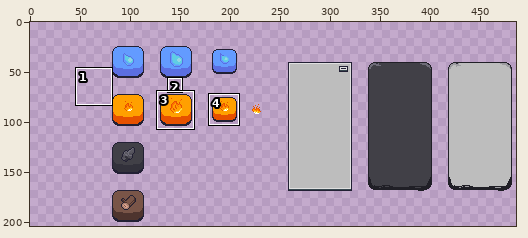
Pixel-art file: app/src/main/assets/sidebar/blueprints.aseprite. Above, an overview of the earlier version with the close-up marked.
Close-up. Before the commit:
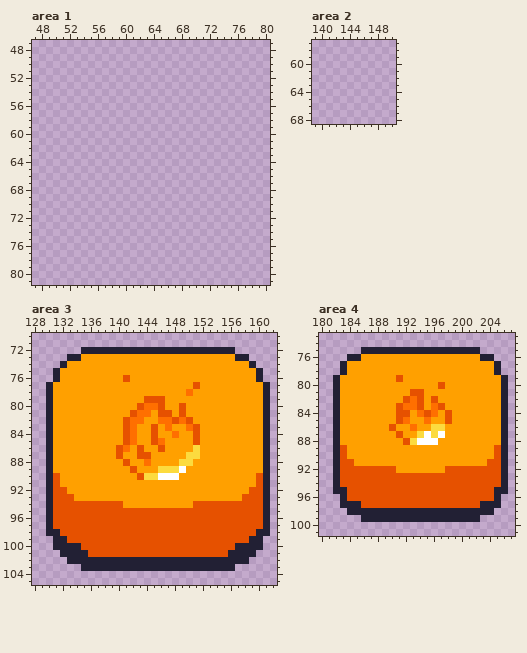
503x275 pixels, 1 frame. Colours within 5 levels of each other are drawn and written as one. Shown: area 1: x 47..80, y 47..81; area 2: x 139..150, y 57..68; area 3: x 128..162, y 70..105; area 4: x 180..207, y 73..101. The old version is drawn lined up with the new one. The wide view leaves out empty margins. The commit also changed other parts of the picture, which this record leaves out.
The result:
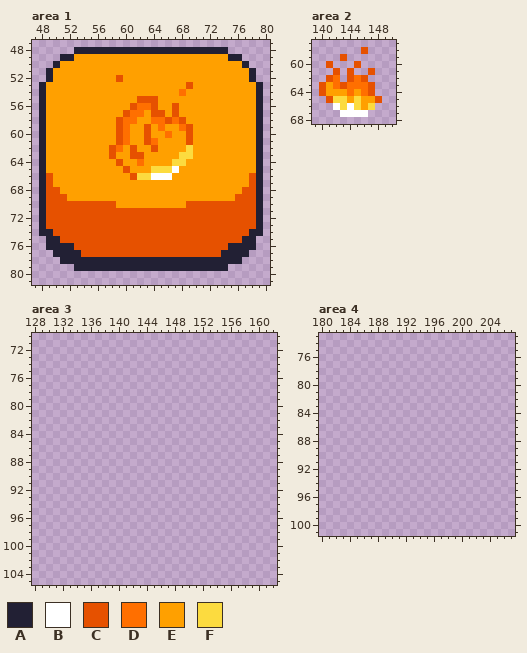
Palette (. is transparent): A #222034  B #ffffff  C #e65100  D #ff6f00  E #ffa000  F #fcdb3f
The edit:
whole drawing moved by +82,+24 (the old picture is shown already moved)
Area 1:
y 48: x 53..74 ...................... -> AAAAAAAAAAAAAAAAAAAAAA
y 49: x 51..76 .......................... -> AAEEEEEEEEEEEEEEEEEEEEEEAA
y 50: x 50..77 ............................ -> AEEEEEEEEEEEEEEEEEEEEEEEEEEA
y 51: x 49..78 .............................. -> AEEEEEEEEEEEEEEEEEEEEEEEEEEEEA
y 52: x 49..78 .............................. -> AEEEEEEEEECEEEEEEEEEEEEEEEEEEA
y 53: x 48..79 ................................ -> AEEEEEEEEEEEEEEEEEEEECEEEEEEEEEA
y 54: x 48..79 ................................ -> AEEEEEEEEEEEEEEEEEEEDEEEEEEEEEEA
y 55: x 48..79 ................................ -> AEEEEEEEEEEEEECCCEEEEEEEEEEEEEEA
y 56: x 48..79 ................................ -> AEEEEEEEEEEEECDDCEECEEEEEEEEEEEA
y 57: x 48..79 ................................ -> AEEEEEEEEEEECDDECCECEEEEEEEEEEEA
y 58: x 48..79 ................................ -> AEEEEEEEEEECDDEEDDCDCEEEEEEEEEEA
y 59: x 48..79 ................................ -> AEEEEEEEEEECDEECEDEEDCEEEEEEEEEA
y 60: x 48..79 ................................ -> AEEEEEEEEEECDEECEEDEECEEEEEEEEEA
y 61: x 48..79 ................................ -> AEEEEEEEEEECDEECDEEEECEEEEEEEEEA
y 62: x 48..79 ................................ -> AEEEEEEEEECDECEECEEEEFEEEEEEEEEA
y 63: x 48..79 ................................ -> AEEEEEEEEECEECCEEEEEFFEEEEEEEEEA
y 64: x 48..79 ................................ -> AEEEEEEEEEECEEDEEEEFFEEEEEEEEEEA
y 65: x 48..79 ................................ -> AEEEEEEEEEEECEEEFFFBEEEEEEEEEEEA
y 66: x 48..79 ................................ -> ACEEEEEEEEEEECFFBBBEEEEEEEEEEECA
y 67: x 48..79 ................................ -> ACEEEEEEEEEEEEEEEEEEEEEEEEEEEECA
y 68: x 48..79 ................................ -> ACCEEEEEEEEEEEEEEEEEEEEEEEEEECCA
y 69: x 48..79 ................................ -> ACCCEEEEEEEEEEEEEEEEEEEEEEEECCCA
y 70: x 48..79 ................................ -> ACCCCCCCCCCEEEEEEEEEECCCCCCCCCCA
y 71..73: x 48..79 ................................ -> ACCCCCCCCCCCCCCCCCCCCCCCCCCCCCCA
y 74: x 48..79 ................................ -> AACCCCCCCCCCCCCCCCCCCCCCCCCCCCAA
y 75: x 49..78 .............................. -> AACCCCCCCCCCCCCCCCCCCCCCCCCCAA
y 76: x 49..78 .............................. -> AAAACCCCCCCCCCCCCCCCCCCCCCAAAA
y 77: x 50..77 ............................ -> AAAACCCCCCCCCCCCCCCCCCCCAAAA
y 78: x 51..76 .......................... -> AAAAAAAAAAAAAAAAAAAAAAAAAA
y 79: x 53..74 ...................... -> AAAAAAAAAAAAAAAAAAAAAA
Area 2:
y 58: x 146 . -> C
y 59: x 143 . -> C
y 60: x 141 . -> C; x 145 . -> C
y 61: x 142 . -> C; x 144 . -> C; x 147 . -> C
y 62: x 141..142 .. -> CD; x 144..146 ... -> CDC
y 63: x 140..147 ........ -> CEDCDDDC
y 64: x 140..147 ........ -> CEEEDEDC
y 65: x 141..148 ........ -> CFFEFEEC
y 66: x 142..147 ...... -> BFBFEF
y 67: x 143..146 .... -> BBBB
Area 3:
y 72: x 135..156 AAAAAAAAAAAAAAAAAAAAAA -> ......................
y 73: x 133..158 AAEEEEEEEEEEEEEEEEEEEEEEAA -> ..........................
y 74: x 132..159 AEEEEEEEEEEEEEEEEEEEEEEEEEEA -> ............................
y 75: x 131..160 AEEEEEEEEEEEEEEEEEEEEEEEEEEEEA -> ..............................
y 76: x 131..160 AEEEEEEEEECEEEEEEEEEEEEEEEEEEA -> ..............................
y 77: x 130..161 AEEEEEEEEEEEEEEEEEEEECEEEEEEEEEA -> ................................
y 78: x 130..161 AEEEEEEEEEEEEEEEEEEEDEEEEEEEEEEA -> ................................
y 79: x 130..161 AEEEEEEEEEEEEECCCEEEEEEEEEEEEEEA -> ................................
y 80: x 130..161 AEEEEEEEEEEEECDDCEECEEEEEEEEEEEA -> ................................
y 81: x 130..161 AEEEEEEEEEEECDDECCECEEEEEEEEEEEA -> ................................
y 82: x 130..161 AEEEEEEEEEECDDEEDDCDCEEEEEEEEEEA -> ................................
y 83: x 130..161 AEEEEEEEEEECDEECEDEEDCEEEEEEEEEA -> ................................
y 84: x 130..161 AEEEEEEEEEECDEECEEDEECEEEEEEEEEA -> ................................
y 85: x 130..161 AEEEEEEEEEECDEECDEEEECEEEEEEEEEA -> ................................
y 86: x 130..161 AEEEEEEEEECDECEECEEEEFEEEEEEEEEA -> ................................
y 87: x 130..161 AEEEEEEEEECEECCEEEEEFFEEEEEEEEEA -> ................................
y 88: x 130..161 AEEEEEEEEEECEEDEEEEFFEEEEEEEEEEA -> ................................
y 89: x 130..161 AEEEEEEEEEEECEEEFFFBEEEEEEEEEEEA -> ................................
y 90: x 130..161 ACEEEEEEEEEEECFFBBBEEEEEEEEEEECA -> ................................
y 91: x 130..161 ACEEEEEEEEEEEEEEEEEEEEEEEEEEEECA -> ................................
y 92: x 130..161 ACCEEEEEEEEEEEEEEEEEEEEEEEEEECCA -> ................................
y 93: x 130..161 ACCCEEEEEEEEEEEEEEEEEEEEEEEECCCA -> ................................
y 94: x 130..161 ACCCCCCCCCCEEEEEEEEEECCCCCCCCCCA -> ................................
y 95..97: x 130..161 ACCCCCCCCCCCCCCCCCCCCCCCCCCCCCCA -> ................................
y 98: x 130..161 AACCCCCCCCCCCCCCCCCCCCCCCCCCCCAA -> ................................
y 99: x 131..160 AACCCCCCCCCCCCCCCCCCCCCCCCCCAA -> ..............................
y 100: x 131..160 AAAACCCCCCCCCCCCCCCCCCCCCCAAAA -> ..............................
y 101: x 132..159 AAAACCCCCCCCCCCCCCCCCCCCAAAA -> ............................
y 102: x 133..158 AAAAAAAAAAAAAAAAAAAAAAAAAA -> ..........................
y 103: x 135..156 AAAAAAAAAAAAAAAAAAAAAA -> ......................
Area 4:
y 75: x 186..202 AAAAAAAAAAAAAAAAA -> .................
y 76: x 184..204 AAEEEEEEEEEEEEEEEEEAA -> .....................
y 77..78: x 183..205 AEEEEEEEEEEEEEEEEEEEEEA -> .......................
y 79: x 182..206 AEEEEEEEECEEEEEEEEEEEEEEA -> .........................
y 80: x 182..206 AEEEEEEEEEEEEEECEEEEEEEEA -> .........................
y 81: x 182..206 AEEEEEEEEEECCEEEEEEEEEEEA -> .........................
y 82: x 182..206 AEEEEEEEEECDCECEEEEEEEEEA -> .........................
y 83: x 182..206 AEEEEEEEECDDCEDCEEEEEEEEA -> .........................
y 84: x 182..206 AEEEEEEEECCEDCDECEEEEEEEA -> .........................
y 85: x 182..206 AEEEEEEEECDEEDEECEEEEEEEA -> .........................
y 86: x 182..206 AEEEEEEECEEDEEFFEEEEEEEEA -> .........................
y 87: x 182..206 AEEEEEEEECEEFBFBEEEEEEEEA -> .........................
y 88: x 182..206 AEEEEEEEEECFBBBEEEEEEEEEA -> .........................
y 89..90: x 182..206 ACEEEEEEEEEEEEEEEEEEEEECA -> .........................
y 91: x 182..206 ACCEEEEEEEEEEEEEEEEEEECCA -> .........................
y 92: x 182..206 ACCCCCCCCEEEEEEECCCCCCCCA -> .........................
y 93..94: x 182..206 ACCCCCCCCCCCCCCCCCCCCCCCA -> .........................
y 95: x 182..206 AACCCCCCCCCCCCCCCCCCCCCAA -> .........................
y 96: x 183..205 ACCCCCCCCCCCCCCCCCCCCCA -> .......................
y 97: x 183..205 AAACCCCCCCCCCCCCCCCCAAA -> .......................
y 98: x 184..204 AAAAAAAAAAAAAAAAAAAAA -> .....................
y 99: x 186..202 AAAAAAAAAAAAAAAAA -> .................
Changed places in both close-ups, as pixel boxes (x1, y1, x2, y2):
added: (39, 47, 263, 271)
added: (319, 47, 382, 117)
erased: (46, 347, 270, 571)
erased: (333, 347, 508, 522)
